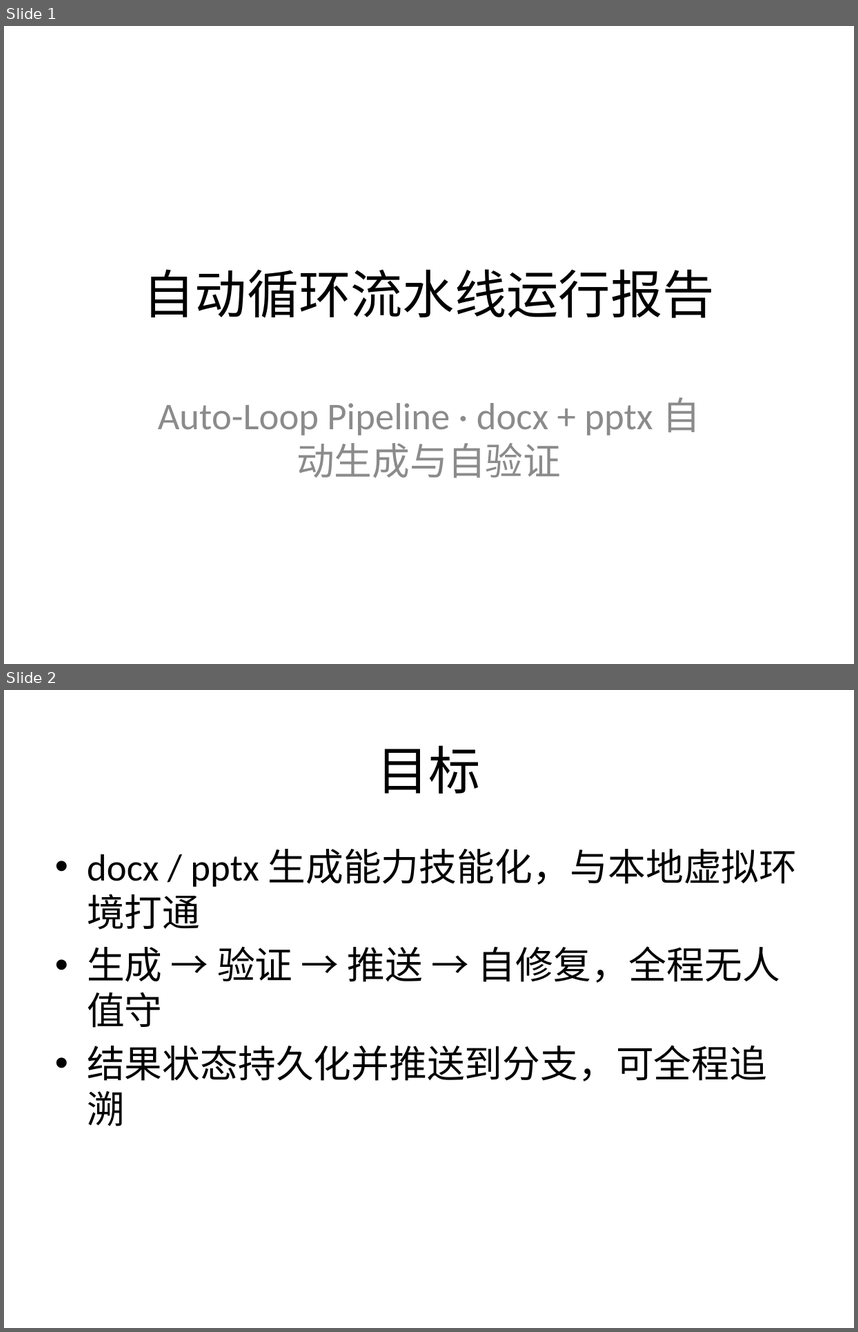
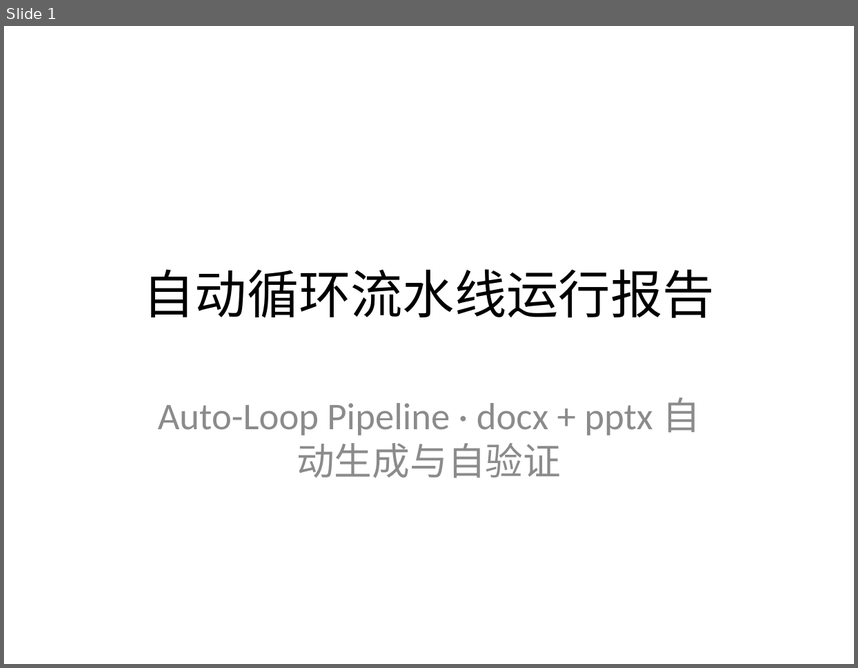
Before and after one commit to mqgg5630-cyber/test-auto-arena, a slide deck: output/slides/deck.pptx. Shown one above the other, each under a label of ours: slides 1 and 2 before the commit, slide 1 after it. The pictures are 858x1332 and 858x668 pixels, drawn with LibreOffice and Linux fonts; fonts in the diff are those of the drawing. Boxes give left, top, right and bottom in pixels: in the first picture for what was removed or moved away, otherwise in the second. Text is boxed around its words. In the diff, an @@ line names an element or a change of style, - is before the commit and + after.

```diff
--- a/output/slides/deck.pptx
+++ b/output/slides/deck.pptx
@@ slide 2 removed at box(4, 690, 854, 1328), background #FFFFFF @@
@@ title removed at box(377, 745, 481, 793) @@
-目标
@@ text removed at box(87, 849, 797, 1126) @@
-• docx / pptx 生成能力技能化，与本地虚拟环境打通
-• 生成 → 验证 → 推送 → 自修复，全程无人值守
-• 结果状态持久化并推送到分支，可全程追溯
```
Also in this commit, not shown: 1 slide changed, 1 slide added, 4 other slides removed, 7 other files.
